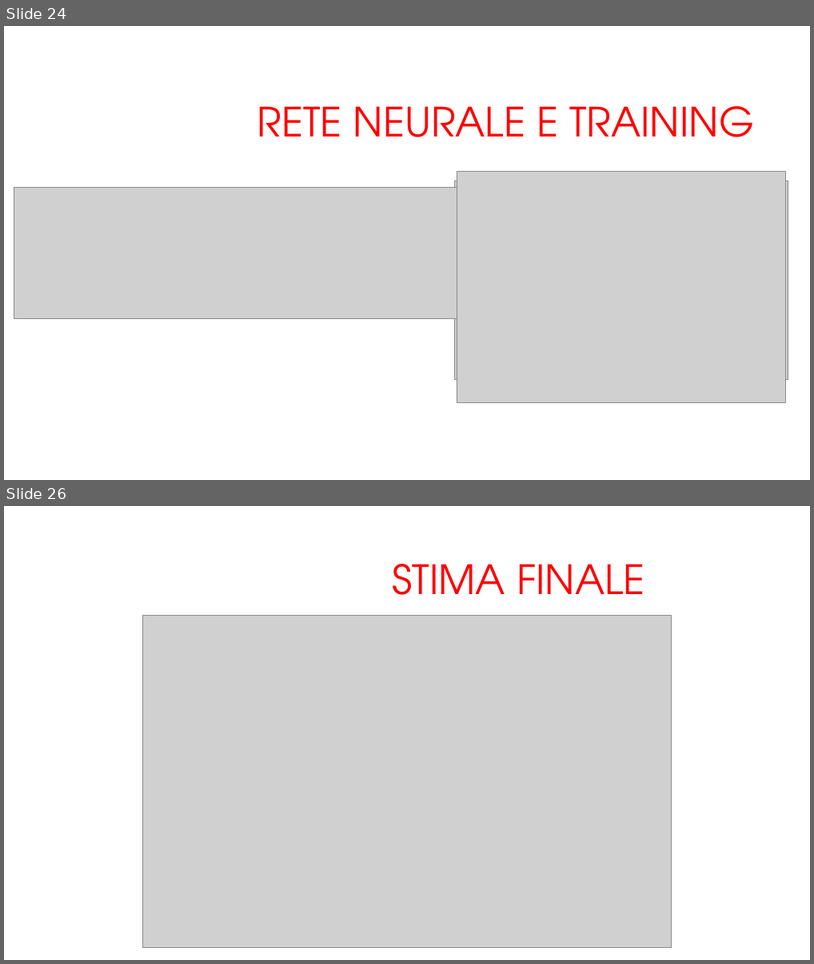
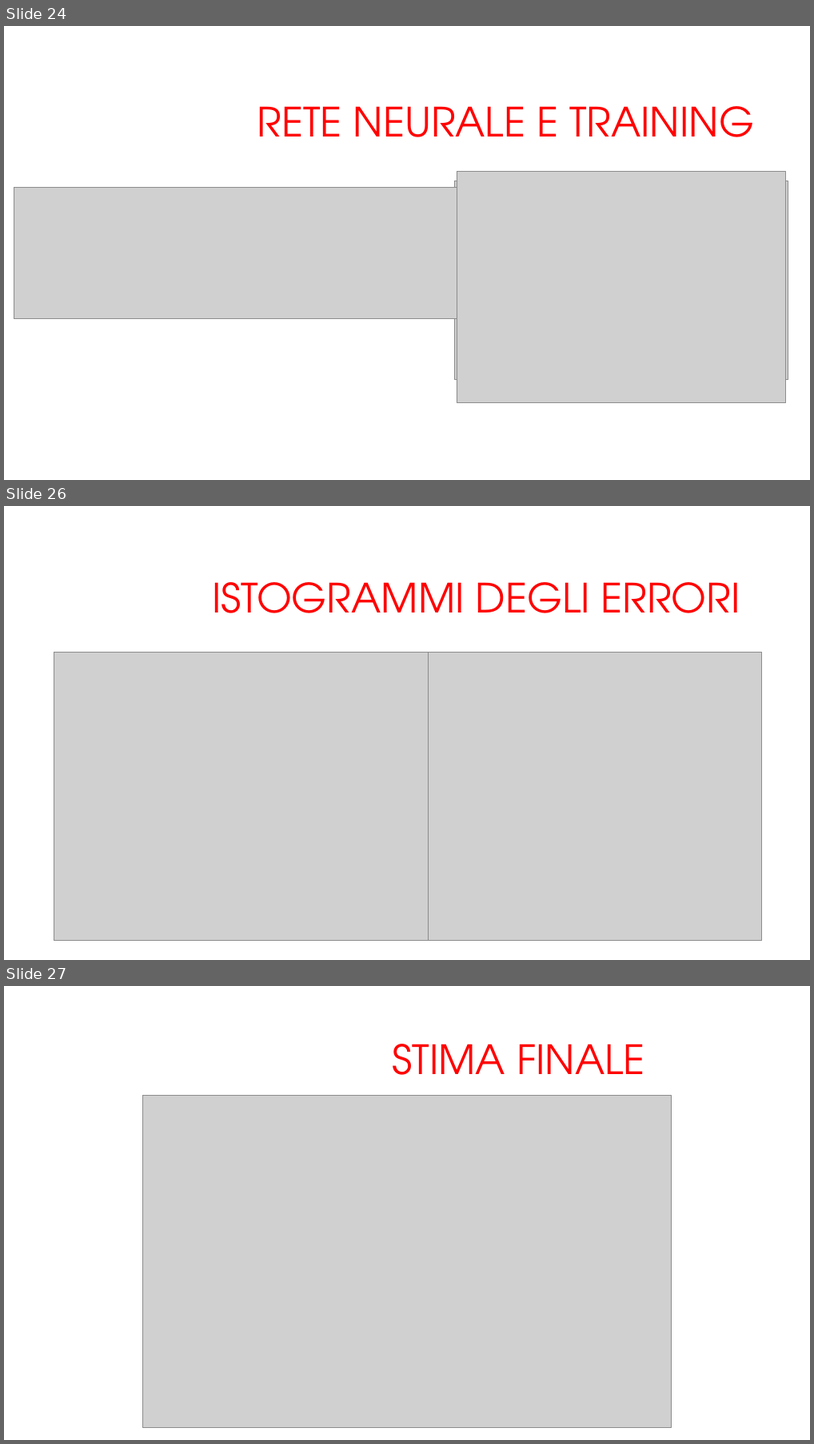
Before and after one commit to arrostini/predittoreDomeniche, a slide deck: progettomatlabfine (1).pptx. Shown one above the other, each under a label of ours: slides 24 and 26 before the commit, slides 24, 26 and 27 after it; the slides between them are not shown. The pictures are 814x964 and 814x1444 pixels, drawn with LibreOffice and Linux fonts; fonts in the diff are those of the drawing; grey boxes stand for pictures; background and template pictures are left out. Boxes give left, top, right and bottom in pixels: in the first picture for what was removed or moved away, otherwise in the second. Text is boxed around its words. In the diff, an @@ line names an element or a change of style, - is before the commit and + after.

```diff
--- a/progettomatlabfine (1).pptx
+++ b/progettomatlabfine (1).pptx
@@ slide 26 added at [4, 506, 810, 960], background #FFFFFF @@
@@ text added at [212, 582, 741, 613], 48 pt, text #FF0000 @@
+ISTOGRAMMI DEGLI ERRORI
@@ picture added at [54, 652, 428, 940] @@
@@ picture added at [412, 652, 762, 940] @@
@@ what was slide 26 is now slide 27 @@
```
Also in this commit, not shown: 3 slides changed, 1 other slide added, 1 slide removed.
